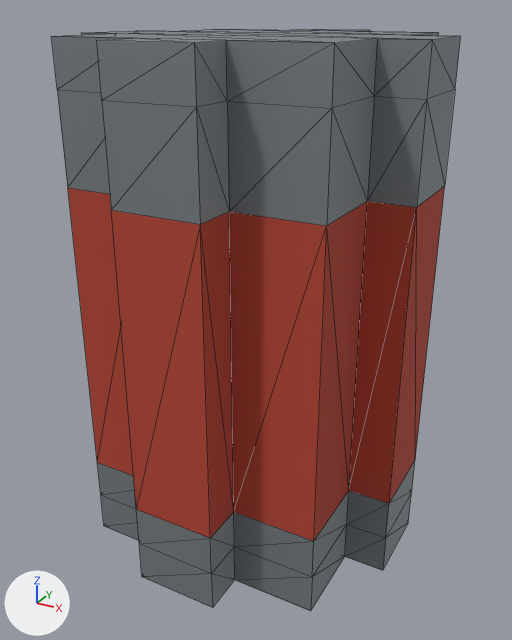
The glTF model packages/deadvox/src/content/base/assets/models/canned_beans.glb: old version first, new version second.
Before and after are seen from a 50 mm lens placed at (0.0775, -0.1421, 0.125), pointed at (0.0005, -0.0022, 0.055). Arrows for +X, +Y and +Z are at lower left; the lights stay in place. The older version comes first. Mesh edges are drawn as thin lines. Where no turn or scale is listed for an object, it has been applied to the vertices. Vertices at exactly the same position are counted once.

In view in the first picture: 'package:vessel'.
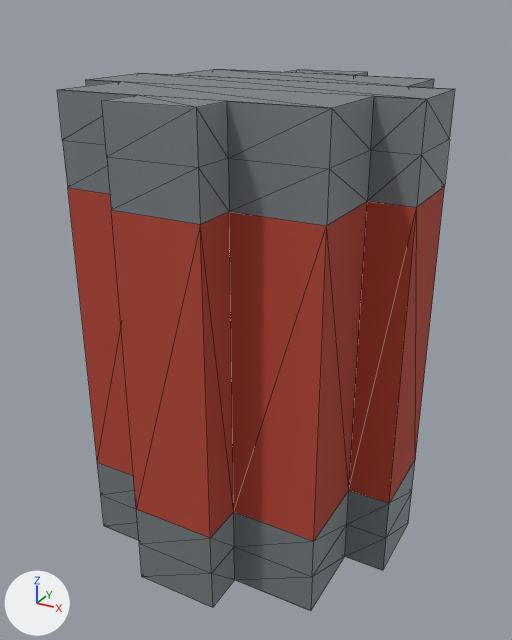
Diff of the bpy script that builds the scene:
```diff
--- a/packages/deadvox/src/content/base/assets/models/canned_beans.glb.py
+++ b/packages/deadvox/src/content/base/assets/models/canned_beans.glb.py
@@ me_package_vessel @@
 # used by ob_package_vessel; location = (0.0, 0.0, 0.0)
-me_package_vessel.from_pydata(...)  # 120 vertices, 220 faces; spans x -0.04..0.04, y -0.04..0.04, z 0.0..0.12
+me_package_vessel.from_pydata(...)  # 120 vertices, 220 faces; spans x -0.04..0.04, y -0.04..0.04, z 0.0..0.11
+# me_package_vessel part 1: all 40 vertices in x -0.04..0.04, y -0.04..0.04, z 0.11..0.12 are moved by (0.0, 0.0, -0.01)
 me_package_vessel.materials.append(mat_8a9297)
```

Location of each change, (x1, y1, x2, y2) in pixels of the pictures (512 x 640 px; the box of a moved part takes in the faces that stretch with it):
'package:vessel', reshaped (7% shorter): before (51, 29, 461, 611); after (57, 69, 455, 611)
part 1 of me_package_vessel, moved or reshaped: before (51, 29, 461, 226); after (57, 69, 455, 226)
